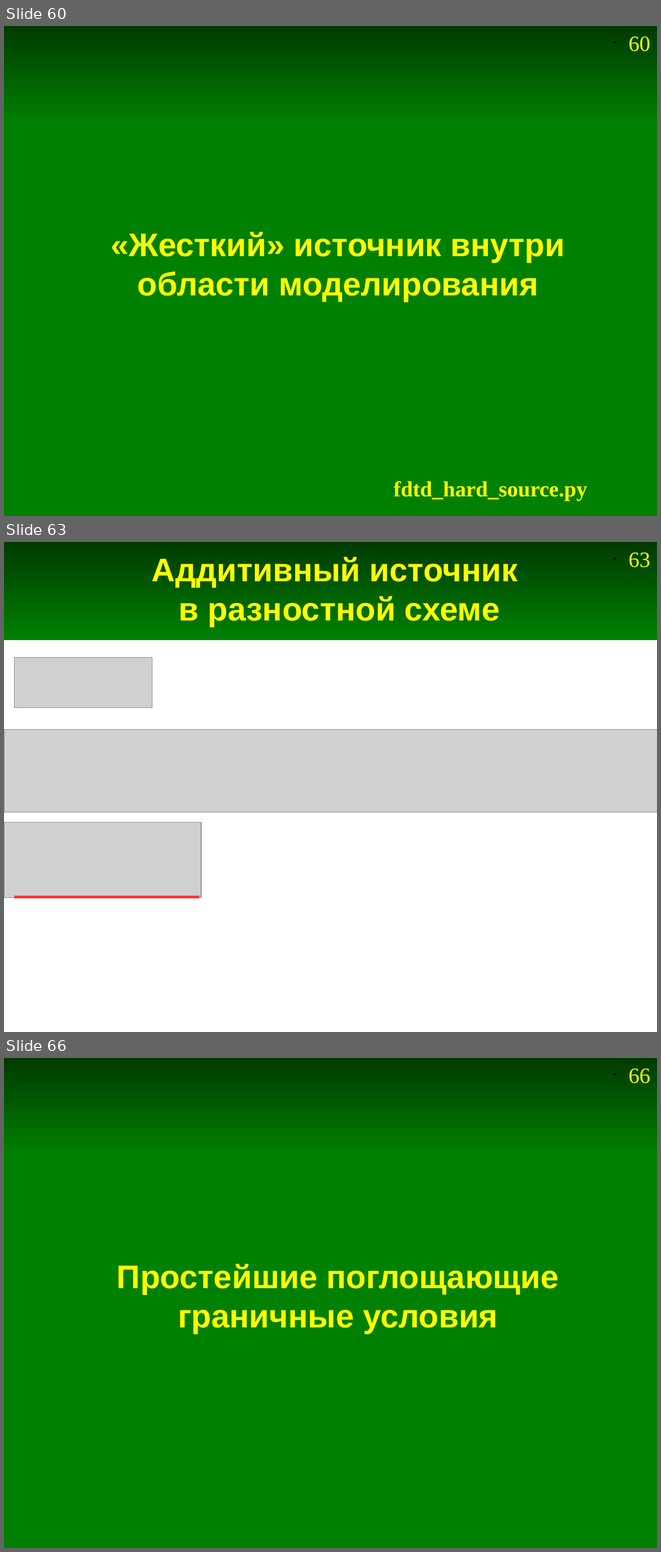
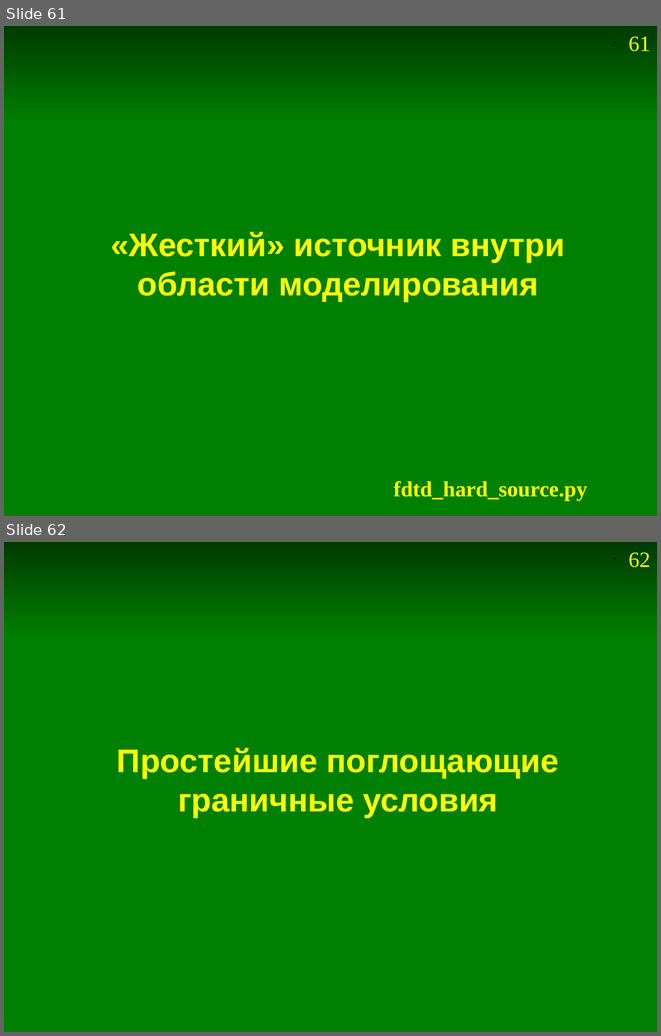
Before and after one commit to andris0147sv/modelling, a slide deck: presentations/2. FDTD.odp. Shown one above the other, each under a label of ours: slides 60, 63 and 66 before the commit, slides 61 and 62 after it; the slides between them are not shown. The pictures are 661x1552 and 661x1036 pixels, drawn with LibreOffice and Linux fonts; fonts in the diff are those of the drawing; grey boxes stand for pictures. Boxes give left, top, right and bottom in pixels: in the first picture for what was removed or moved away, otherwise in the second. Text is boxed around its words. In the diff, an @@ line names an element or a change of style, - is before the commit and + after.

Commit message:
Вывод формул FDTD без использование "жесткого" источника

```diff
--- a/presentations/2. FDTD.odp
+++ b/presentations/2. FDTD.odp
@@ slide 63 removed at <box>4,542,657,1032</box>, background #FFFFFF; not listed: 2 template elements that a slide beside it also shows @@
@@ title removed at <box>152,557,518,627</box> @@
-Аддитивный источник
-в разностной схеме
@@ picture removed at <box>15,658,152,708</box> @@
@@ picture removed at <box>4,730,657,812</box> @@
@@ picture removed at <box>4,822,201,897</box> @@
@@ line removed from (15, 897) to (199, 897) @@
@@ what was slide 60 is now slide 61 @@
@@ page number at <box>628,36,650,51</box>: text changed @@
-• 60
+• 61
@@ what was slide 66 is now slide 62 @@
@@ page number at <box>628,552,650,567</box>: text changed @@
-• 66
+• 62
```
Also in this commit, not shown: 11 slides changed, 2 slides added, 5 other slides removed.
